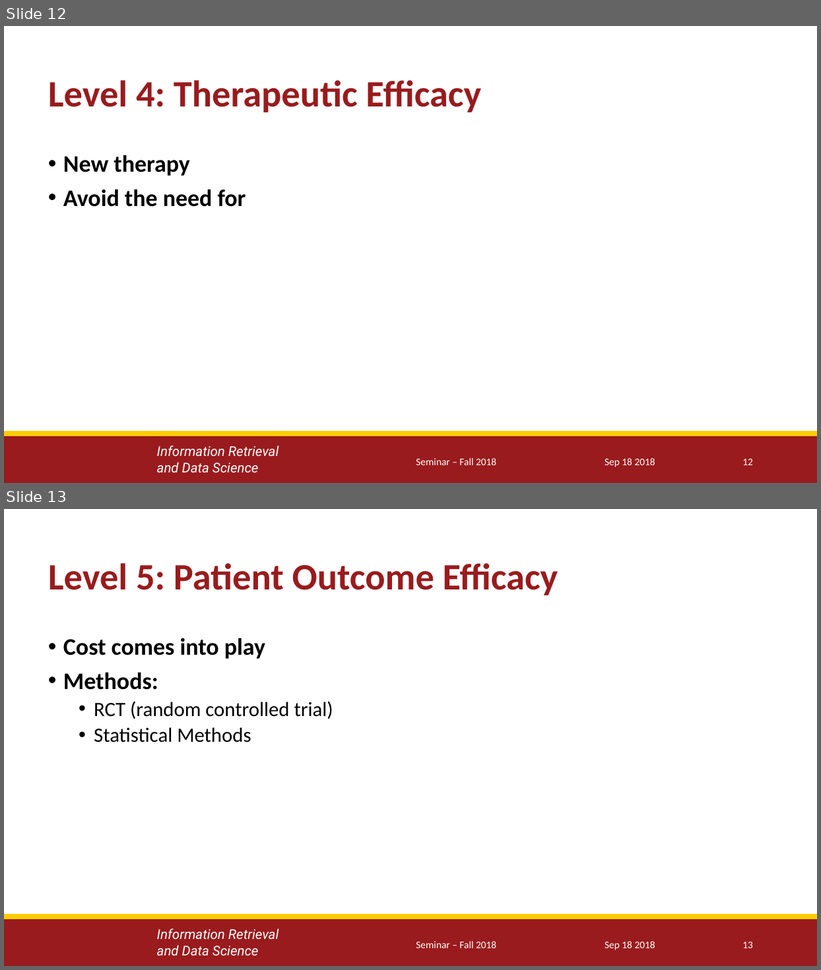
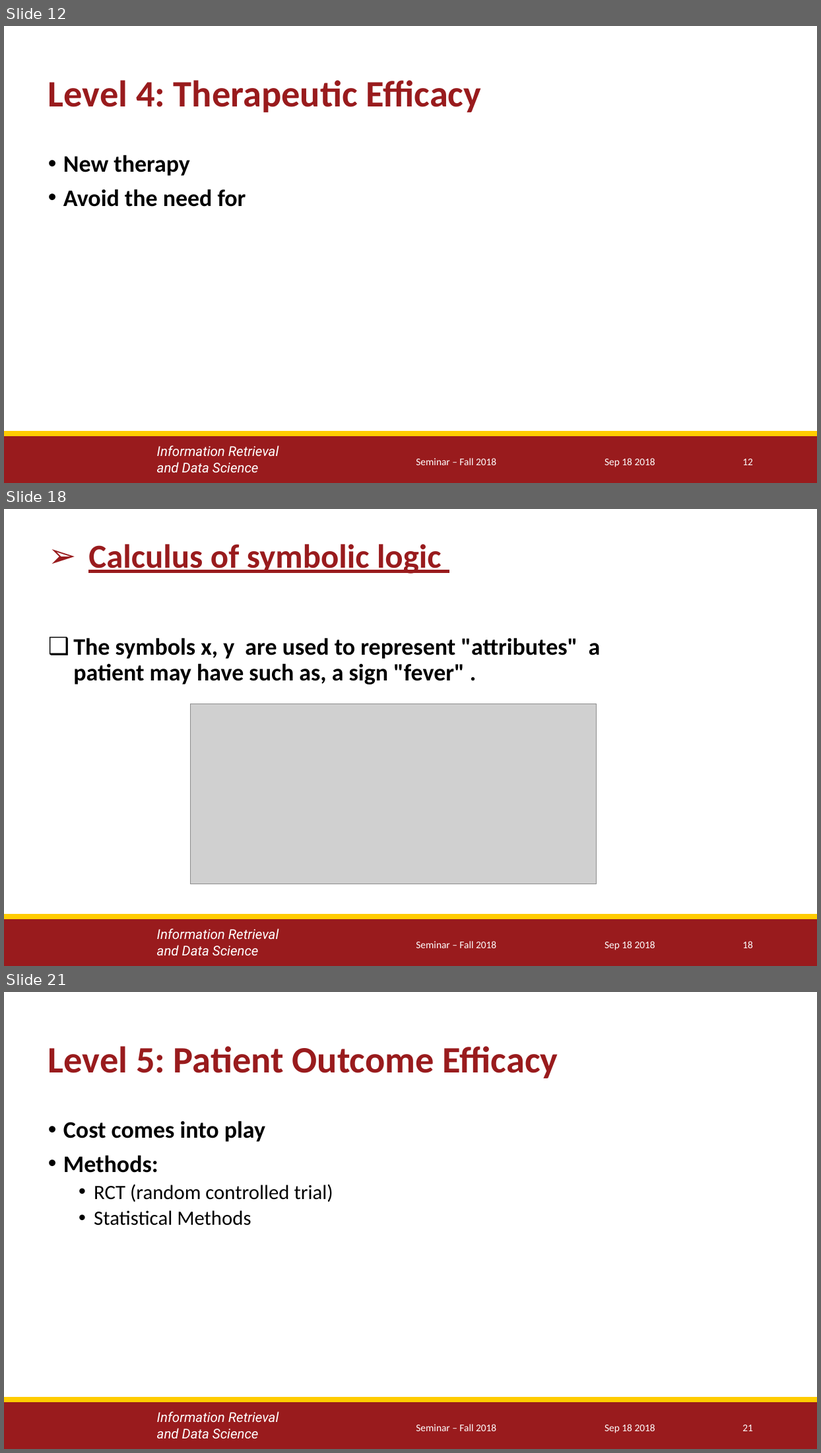
Before and after one commit to yuesOctober/survey, a slide deck: Presentation_1.pptx. Shown one above the other, each under a label of ours: slides 12 and 13 before the commit, slides 12, 18 and 21 after it; the slides between them are not shown. The pictures are 821x970 and 821x1453 pixels, drawn with LibreOffice and Linux fonts; fonts in the diff are those of the drawing; grey boxes stand for pictures; background and template pictures are left out. Boxes give left, top, right and bottom in pixels: in the first picture for what was removed or moved away, otherwise in the second. Text is boxed around its words. In the diff, an @@ line names an element or a change of style, - is before the commit and + after.

```diff
--- a/Presentation_1.pptx
+++ b/Presentation_1.pptx
@@ slide 18 added at [4,509,817,966], background #FFFFFF; not listed: 3 template elements that a slide beside it also shows @@
@@ title added at [88,544,442,574], 29.7 pt, text #991B1D, bold, underline @@
+➢ Calculus of symbolic logic
@@ text added at [73,638,601,685], 21 pt, text #000000, bold @@
+❑ The symbols x, y are used to represent "attributes" a
+  patient may have such as, a sign "fever" .
@@ picture added at [190,704,597,885] @@
@@ text added at [416,941,496,949], 9 pt, text #FFFFFF @@
+Seminar – Fall 2018
@@ text added at [605,941,655,951], 9 pt, text #FFFFFF @@
+Sep 18 2018
@@ page number added at [743,941,753,949], 9 pt, text #FFFFFF @@
+18
@@ what was slide 13 is now slide 21 @@
@@ page number at [743,1425,753,1432]: text changed @@
-13
+21
```
Also in this commit, not shown: 7 other slides added.
